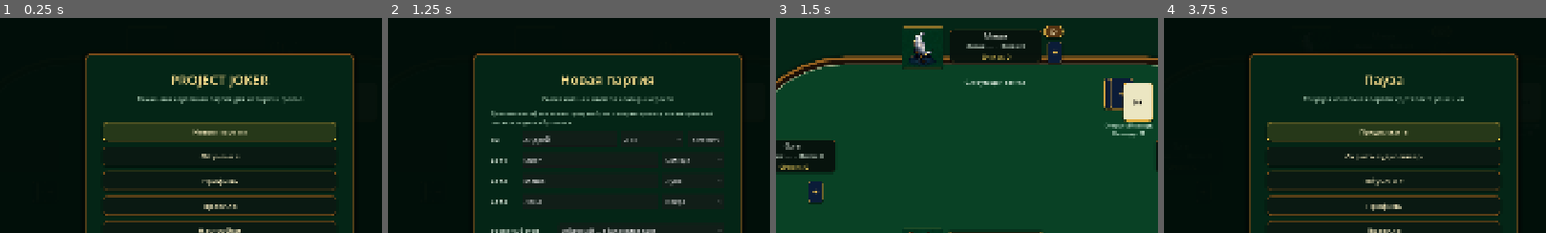
Above: before the commit, frames 1-4 (left to right).
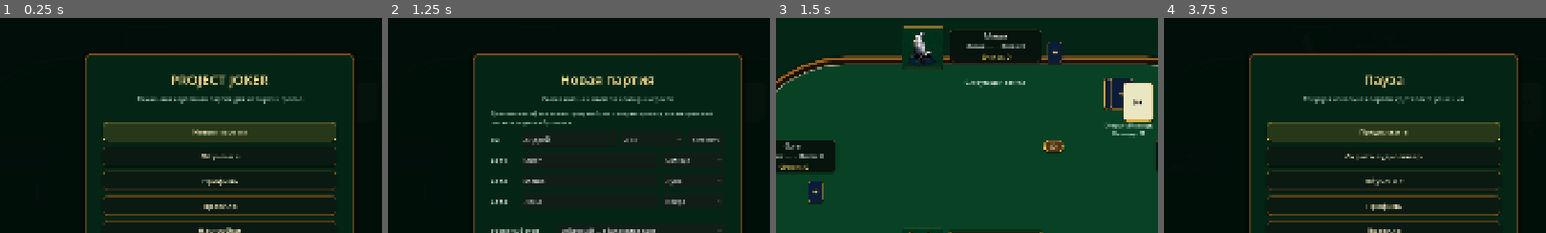
Above: after the commit, the same moments.

Repository: tv-bidosya/project-joker
Game: Godot game, scene res://Scenes/main.tscn
The game is run twice, just before and just after one commit, with the same random seed, the same clock (stepped at 60 frames per second) and the same inputs.
Inputs:
- Up to frame 1 (0.25 s): no input
- Up to frame 2 (1.25 s): click "Новая партия" at 0.5 s
- Up to frame 3 (1.5 s): click "Начать партию" at 1.25 s
- Up to frame 4 (3.75 s): click "📋 Расписка" at 2 s; click "Скрыть расписку" at 2.75 s; click "☰ Меню" at 3.5 s
The pictures show only the part of the screen within x 21-71%, y 9-59%; the shares and areas given below are measured in that part.

Frames 1-2 are identical in both runs. In frame 3, 0.6% of the frame differs, in the area x 70-76%, y 3-64%; in frame 4, less than 0.1%.

Commit message:
chore: configure Windows export and refine table markers

Diff:
--- a/Scripts/core/GameManager.gd
+++ b/Scripts/core/GameManager.gd
@@ -4040,14 +4040,14 @@
 			1:
 				_set_control_layout(marker, 0.0, 0.0, 0.0, 0.0, 562.0, 342.0, 610.0, 370.0)
 			2:
-				_set_control_layout(marker, 0.5, 0.0, 0.5, 0.0, 122.0, 72.0, 170.0, 100.0)
+				_set_control_layout(marker, 0.5, 0.0, 0.5, 0.0, 122.0, 360.0, 170.0, 388.0)
 			3:
 				_set_control_layout(marker, 1.0, 0.0, 1.0, 0.0, -610.0, 342.0, -562.0, 370.0)
 		return
 
 	match player_index:
 		HUMAN_PLAYER_INDEX:
-			_set_control_layout(marker, 0.5, 1.0, 0.5, 1.0, -248.0, -370.0, -170.0, -342.0)
+			_set_control_layout(marker, 0.5, 1.0, 0.5, 1.0, -248.0, -444.0, -170.0, -416.0)
 		1:
 			_set_control_layout(marker, 0.0, 0.0, 0.0, 0.0, 350.0, 324.0, 428.0, 352.0)
 		2:
Not shown, added: export_presets.cfg
Not shown, changed: .gitignore
